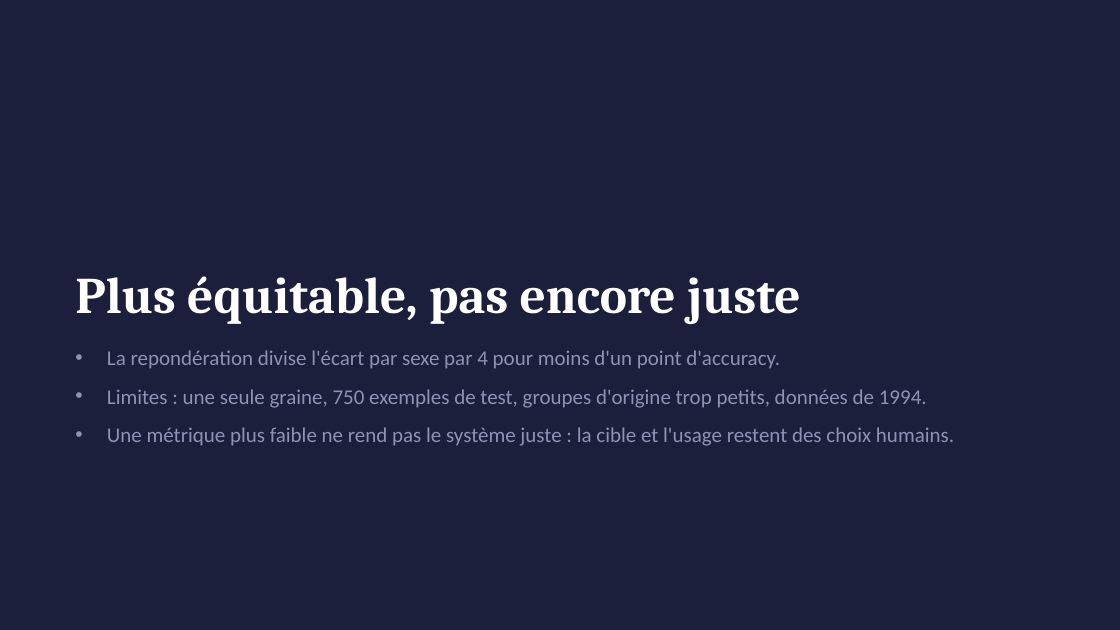
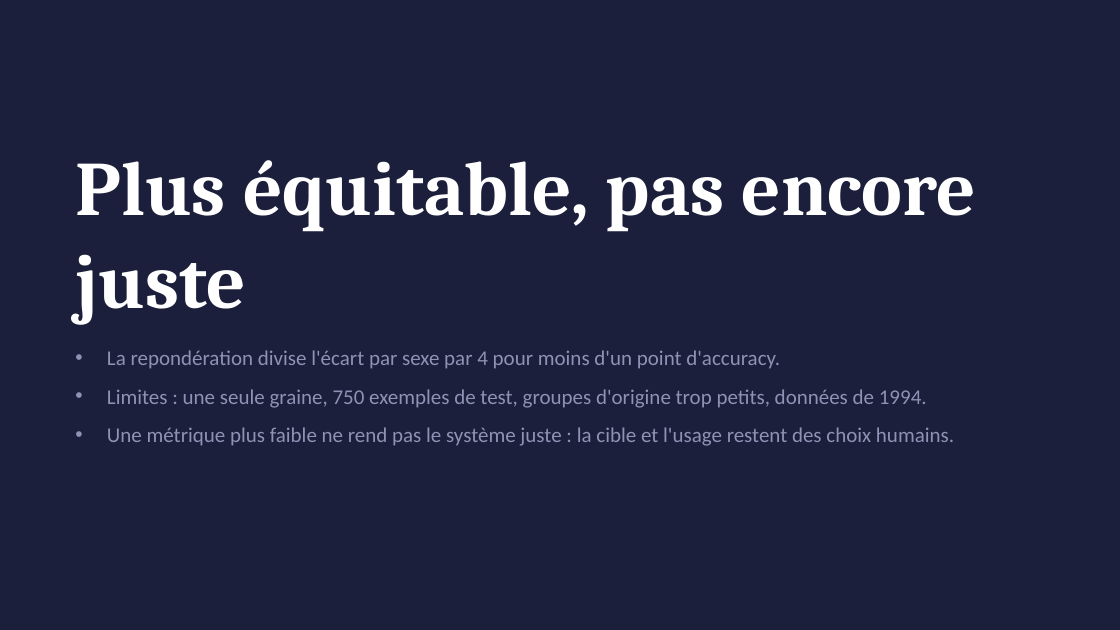
Before and after one commit to oscarico92/ai-ethics-adult-income, a slide deck: slide 15 of Projet_Ethique_IA_Adult_Income.pptx (slide 14 before the commit). Drawn at 1120x630 pixels with LibreOffice and Linux fonts; fonts in the diff are those of the drawing. Boxes give left, top, right and bottom in pixels: in the first picture for what was removed or moved away, otherwise in the second. Text is boxed around its words. In the diff, an @@ line names an element or a change of style, - is before the commit and + after.

```diff
--- a/Projet_Ethique_IA_Adult_Income.pptx
+++ b/Projet_Ethique_IA_Adult_Income.pptx
@@ title "Plus équitable, pas encore juste": place and size @@
-title "Plus équitable, pas encore juste" at [75, 276, 801, 324]
+title "Plus équitable, pas encore juste" at [75, 160, 976, 324]
@@ title "Plus équitable, pas encore juste" at [75, 160, 976, 324]: size 44 to 66 pt @@
```
Also in this commit, not shown: 13 other slides changed, 1 slide added.
